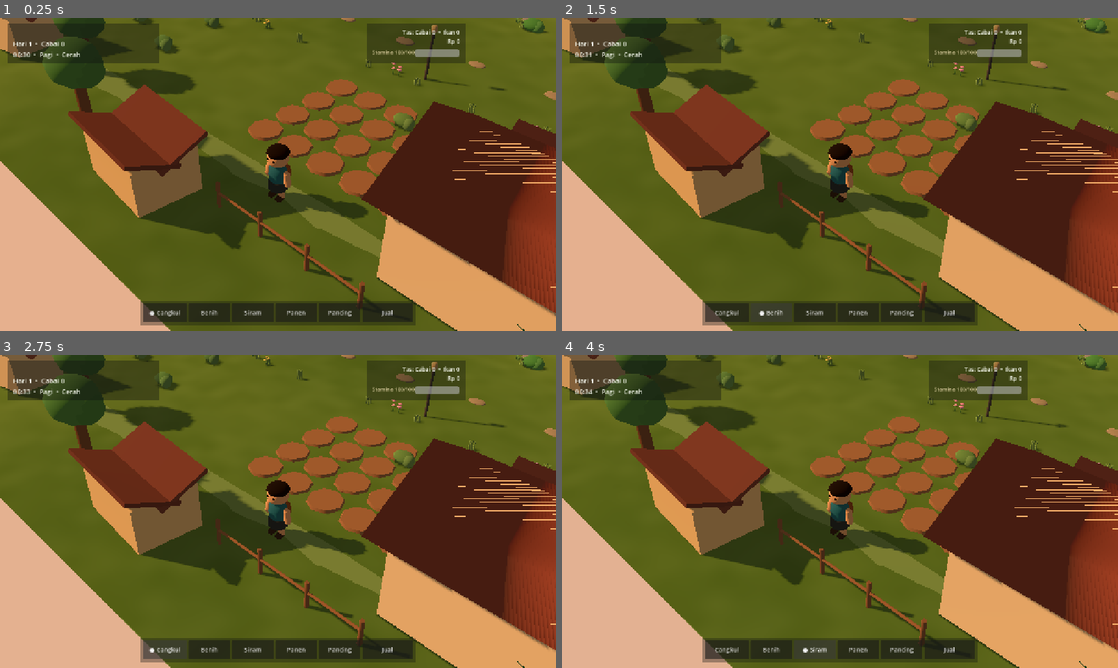
Above: before the commit, frames 1-4 (two rows, left to right).
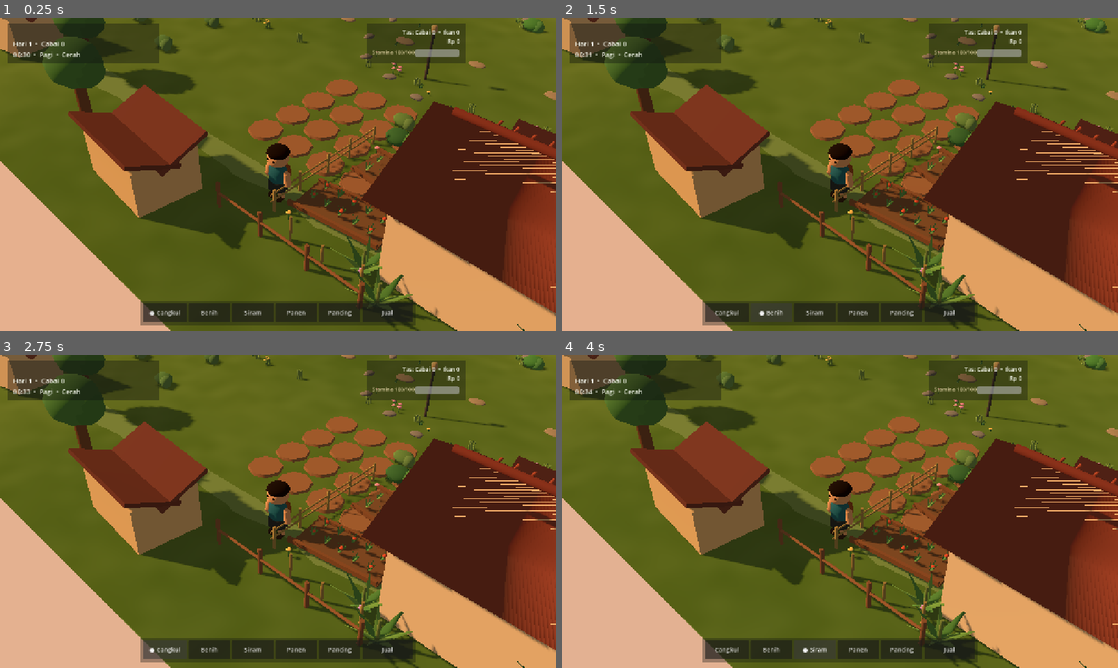
Above: after the commit, the same moments.

Repository: eneft/Lembah-sari
Game: Godot game, scene res://scenes/Main.tscn
Same seed, same stepped clock (60 frames per second), same inputs: the game is played once before the commit and once after it.
Inputs:
- Up to frame 1 (0.25 s): no input
- Up to frame 2 (1.5 s): click "● Cangkul" at 0.5 s; click "Benih" at 1.25 s
- Up to frame 3 (2.75 s): click "Cangkul" at 2 s
- Up to frame 4 (4 s): click "Siram" at 2.75 s; click "● Siram" at 3.5 s

The runs differ from the first frame. In frame 1, 4.8% of the frame differs, in the area x 48-100%, y 0-100%; in frame 2, 4.8%; in frame 3, 4.8%; in frame 4, 4.8%.

Commit message:
feat(visual): wire vertical slice art layer into main scene

Diff:
--- a/scenes/Main.tscn
+++ b/scenes/Main.tscn
@@ -13,13 +13,14 @@
 [ext_resource type="Script" path="res://scripts/concept_ground_layer.gd" id="11"]
 [ext_resource type="Script" path="res://scripts/concept_composition_v2.gd" id="12"]
 [ext_resource type="Script" path="res://scripts/presentation_manager.gd" id="13"]
+[ext_resource type="Script" path="res://scripts/vertical_slice_visual.gd" id="14"]
 
 [sub_resource type="Environment" id="Environment_main"]
 background_mode = 1
-background_color = Color(0.67, 0.80, 0.84, 1)
+background_color = Color(0.72, 0.84, 0.91, 1)
 ambient_light_source = 3
-ambient_light_color = Color(0.88, 0.88, 0.78, 1)
-ambient_light_energy = 0.68
+ambient_light_color = Color(0.94, 0.88, 0.75, 1)
+ambient_light_energy = 0.78
 
 [node name="Main" type="Node3D"]
 script = ExtResource("1")
@@ -28,9 +29,9 @@
 environment = SubResource("Environment_main")
 
 [node name="Sun" type="DirectionalLight3D" parent="."]
-rotation_degrees = Vector3(-52, -38, 0)
-light_color = Color(1, 0.91, 0.76, 1)
-light_energy = 0.92
+rotation_degrees = Vector3(-48, -38, 0)
+light_color = Color(1, 0.87, 0.70, 1)
+light_energy = 1.05
 shadow_enabled = true
 
 [node name="ConceptGroundLayer" type="Node3D" parent="."]
@@ -41,6 +42,9 @@
 
 [node name="ConceptCompositionV2" type="Node3D" parent="."]
 script = ExtResource("12")
+
+[node name="VerticalSliceVisual" type="Node3D" parent="."]
+script = ExtResource("14")
 
 [node name="InventoryManager" type="Node" parent="."]
 script = ExtResource("7")
Not shown: 1 places in scenes/Main.tscn that only renumber resources
